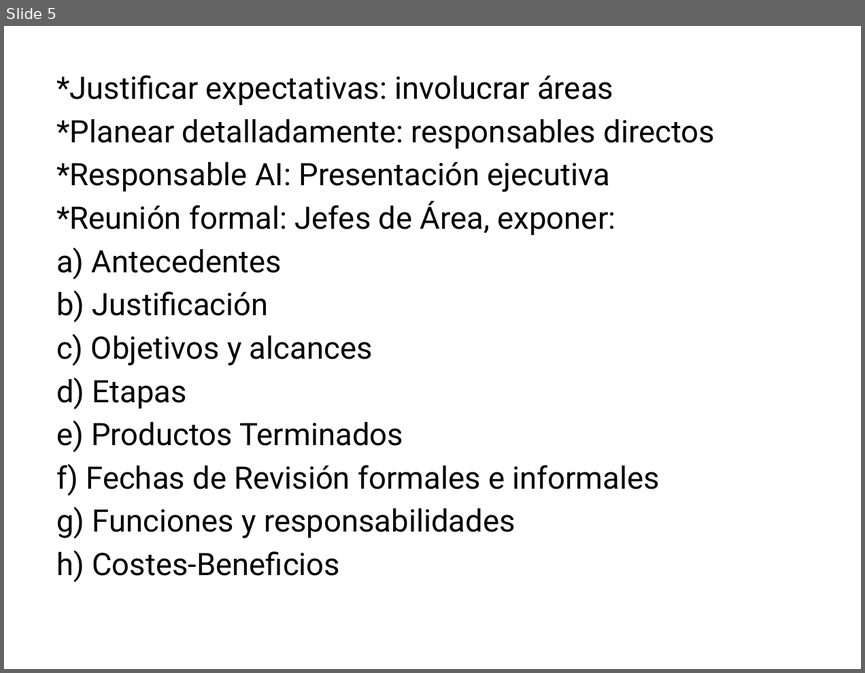
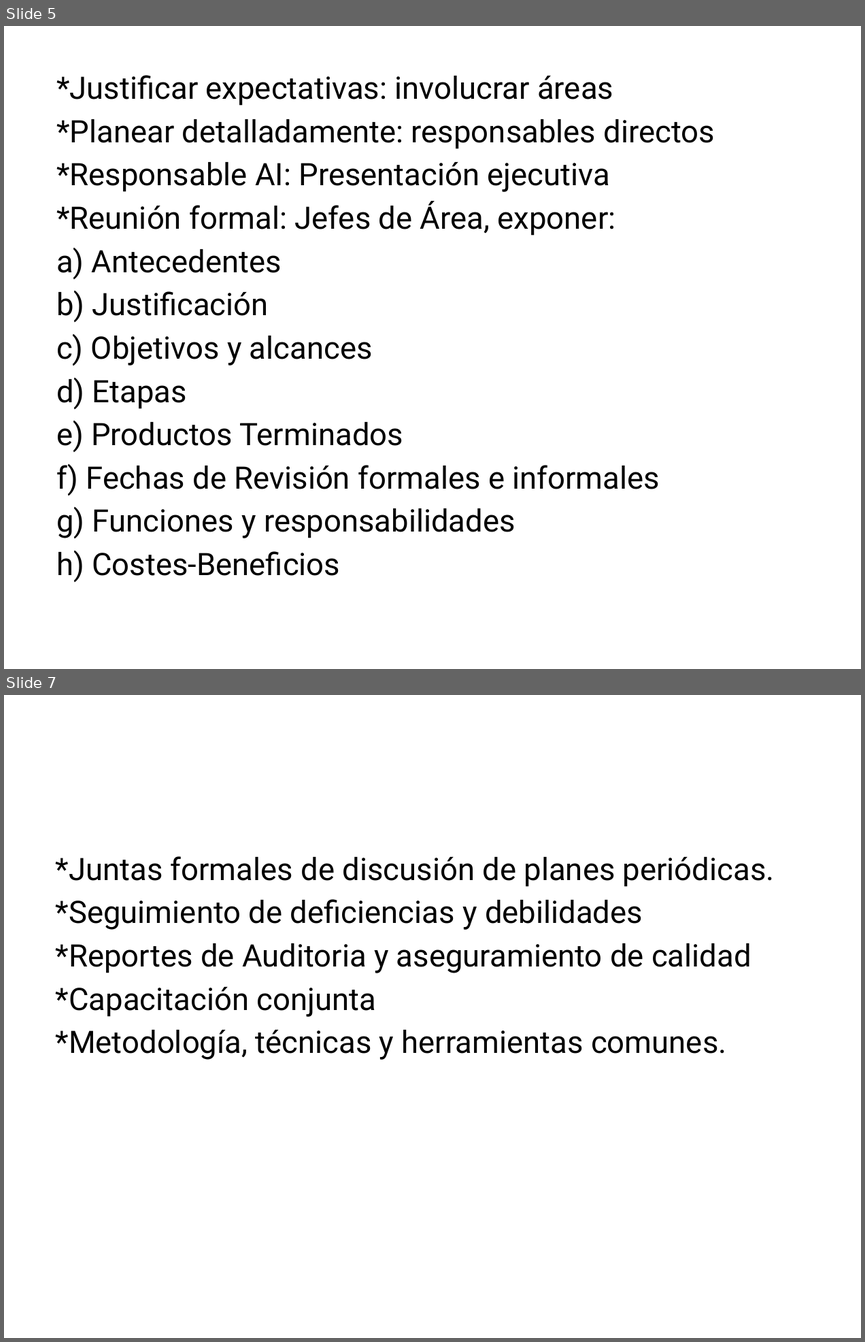
Before and after one commit to lc850/auditoria, a slide deck: unidad III (organizacion).pptx. Shown one above the other, each under a label of ours: slide 5 before the commit, slides 5 and 7 after it; the slides between them are not shown. The pictures are 865x673 and 865x1342 pixels, drawn with LibreOffice and Linux fonts; fonts in the diff are those of the drawing. Boxes give left, top, right and bottom in pixels: in the first picture for what was removed or moved away, otherwise in the second. Text is boxed around its words. In the diff, an @@ line names an element or a change of style, - is before the commit and + after.

```diff
--- a/unidad III (organizacion).pptx
+++ b/unidad III (organizacion).pptx
@@ slide 7 added at bbox=[4, 695, 861, 1338], background #FFFFFF @@
@@ text added at bbox=[56, 856, 774, 1059], 26 pt, text #000000 @@
+*Juntas formales de discusión de planes periódicas.
+*Seguimiento de deficiencias y debilidades
+*Reportes de Auditoria y aseguramiento de calidad
+*Capacitación conjunta
+*Metodología, técnicas y herramientas comunes.
```
Also in this commit, not shown: 1 other slide added, 1 slide removed.
